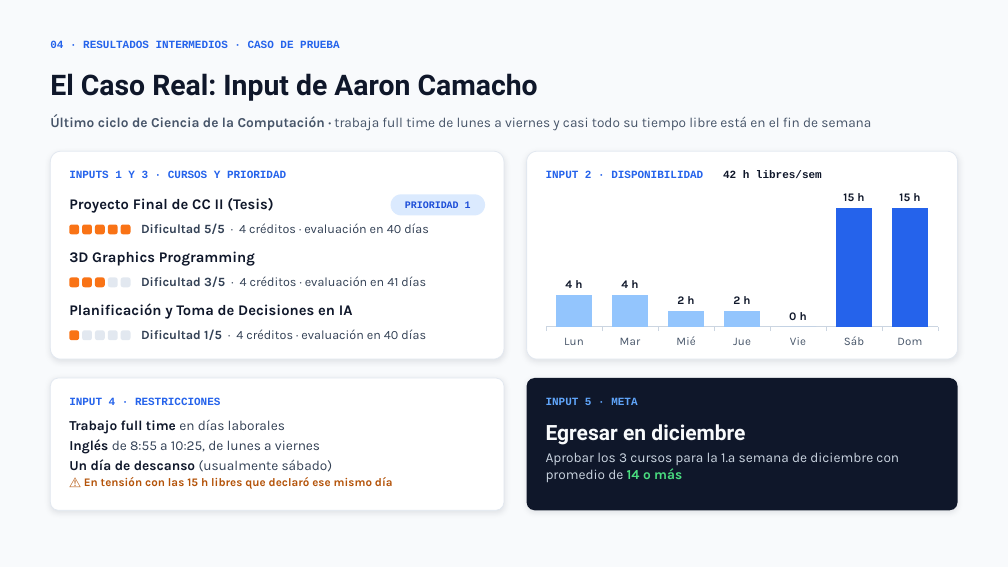
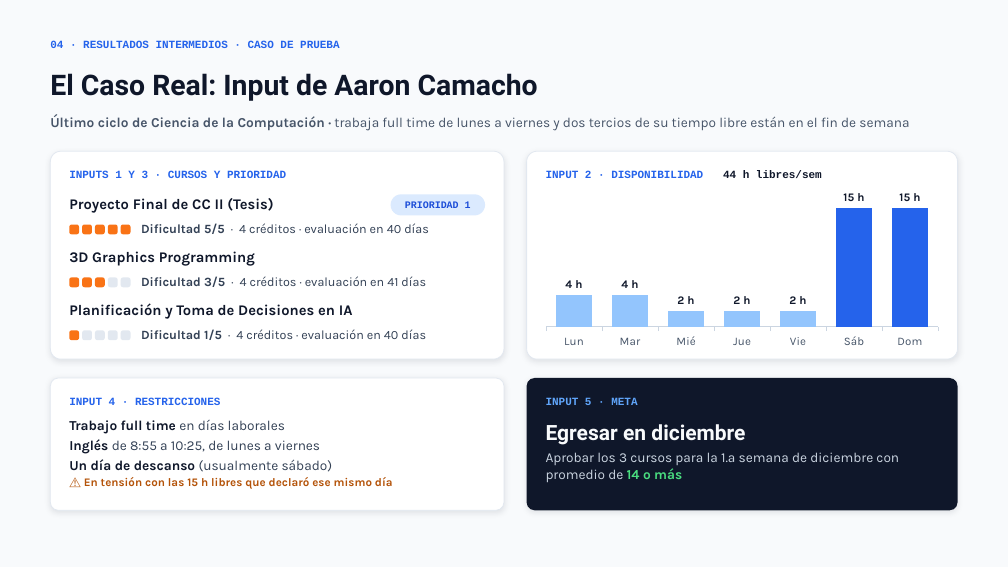
Before and after one commit to ByJuanDiego/Hackaton-7, a slide deck: slide 5 of Planificador_de_Estudio_Multi-Agente.pptx. Drawn at 1008x567 pixels with LibreOffice and Linux fonts; fonts in the diff are those of the drawing. Boxes give left, top, right and bottom in pixels: in the first picture for what was removed or moved away, otherwise in the second. Text is boxed around its words. In the diff, an @@ line names an element or a change of style, - is before the commit and + after.

```diff
--- a/Planificador_de_Estudio_Multi-Agente.pptx
+++ b/Planificador_de_Estudio_Multi-Agente.pptx
@@ text at [50,114,909,131]: text changed @@
-Último ciclo de Ciencia de la Computación · trabaja full time de lunes a viernes y casi todo su tiempo libre está en el fin de semana
+Último ciclo de Ciencia de la Computación · trabaja full time de lunes a viernes y dos tercios de su tiempo libre están en el fin de semana
@@ text at [546,171,822,178]: text changed @@
-INPUT 2 · DISPONIBILIDAD 42 h libres/sem
+INPUT 2 · DISPONIBILIDAD 44 h libres/sem
@@ column chart at [538,189,947,352] @@
@@ Series 1, Vie: 0 to 2 @@
```
Also in this commit, not shown: 5 other slides changed, 3 other files.
